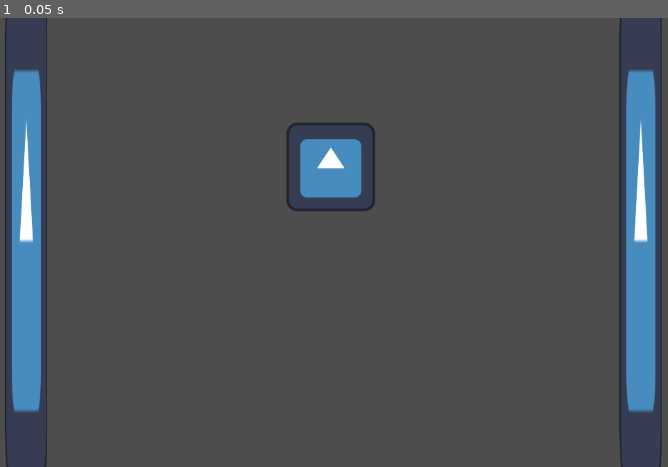
Above: before the commit, frame 1.
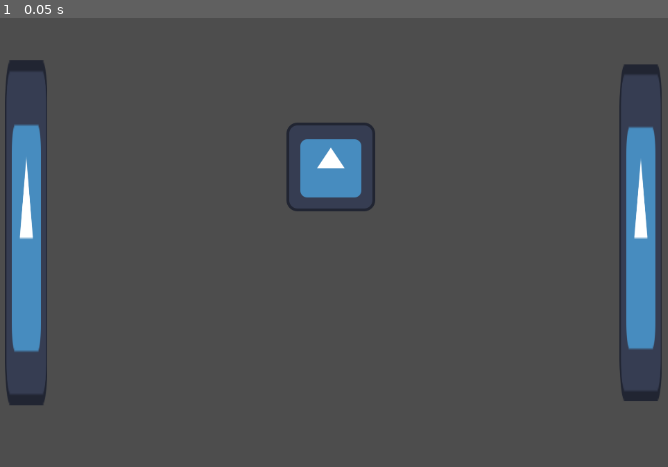
Above: after the commit, the same moment.

Repository: Logan2134/Pong-Godot
Game: Godot game, scene res://PongGame.tscn
Two runs of this game, one before a commit and one after it. Both use one fixed random seed, a clock stepped at 60 frames per second and the inputs below. The engine's default icon, where the game draws it, is replaced by a stand-in: a white triangle on a blue panel in a dark square.
Inputs:
- Up to frame 1 (0.05 s): no input

The runs differ from the first frame. In frame 1, 3.3% of the frame differs, in the area x 0-100%, y 0-100%.

Commit message:
Updated logic

Diff:
--- /dev/null
+++ b/AI.gd
@@ -0,0 +1,13 @@
+extends StaticBody2D
+
+var ball = null
+var speed = 300  # Slower than the player
+
+func _ready():
+	ball = get_node("/root/PongGame/Circle")  # Reference the ball in the scene
+
+func _process(delta):
+	if ball.position.y > position.y:
+		position.y += speed * delta
+	elif ball.position.y < position.y:
+		position.y -= speed * delta
--- a/PongGame.tscn
+++ b/PongGame.tscn
@@ -1,9 +1,9 @@
 [gd_scene load_steps=7 format=3 uid="uid://ly1khloulgex"]
 
-[ext_resource type="Script" path="res://Node2D.gd" id="1_vhpmr"]
 [ext_resource type="Texture2D" uid="uid://bw0t4klm0ej1j" path="res://icon.svg" id="2_hua4a"]
-[ext_resource type="Script" path="res://RigidBody2D.gd" id="3_ex6te"]
-[ext_resource type="Script" path="res://StaticBody2D.gd" id="4_tpoei"]
+[ext_resource type="Script" path="res://Ball.gd" id="3_8ruje"]
+[ext_resource type="Script" path="res://Player.gd" id="3_ex6te"]
+[ext_resource type="Script" path="res://AI.gd" id="5_onali"]
 
 [sub_resource type="CircleShape2D" id="CircleShape2D_ds2p1"]
 radius = 90.0222
@@ -12,14 +12,13 @@
 size = Vector2(119.607, 126.631)
 
 [node name="PongGame" type="Node2D"]
-script = ExtResource("1_vhpmr")
 
 [node name="Circle" type="Sprite2D" parent="."]
 position = Vector2(477, 215)
 texture = ExtResource("2_hua4a")
 
 [node name="RigidBody2D" type="RigidBody2D" parent="Circle"]
-script = ExtResource("3_ex6te")
+script = ExtResource("3_8ruje")
 
 [node name="CollisionShape2D" type="CollisionShape2D" parent="Circle/RigidBody2D"]
 position = Vector2(-2, 2)
@@ -27,25 +26,27 @@
 
 [node name="PlayerPaddle" type="Sprite2D" parent="."]
 position = Vector2(38, 310)
-scale = Vector2(0.476563, 5.84375)
+scale = Vector2(0.476563, 3.88375)
 texture = ExtResource("2_hua4a")
 
 [node name="StaticBody2D" type="StaticBody2D" parent="PlayerPaddle"]
-script = ExtResource("4_tpoei")
+constant_linear_velocity = Vector2(5, 5)
+script = ExtResource("3_ex6te")
 
 [node name="CollisionShape2D" type="CollisionShape2D" parent="PlayerPaddle/StaticBody2D"]
 position = Vector2(0, -0.171124)
-scale = Vector2(1, 1)
 shape = SubResource("RectangleShape2D_4frok")
 
 [node name="AIPaddle" type="Sprite2D" parent="."]
 position = Vector2(924, 310)
-scale = Vector2(0.476563, 5.84375)
+scale = Vector2(0.476563, 3.80375)
 texture = ExtResource("2_hua4a")
 
 [node name="StaticBody2D" type="StaticBody2D" parent="AIPaddle"]
+script = ExtResource("5_onali")
 
 [node name="CollisionShape2D" type="CollisionShape2D" parent="AIPaddle/StaticBody2D"]
 position = Vector2(0, -0.171124)
-scale = Vector2(1, 1)
 shape = SubResource("RectangleShape2D_4frok")
+
+[connection signal="input_event" from="PlayerPaddle/StaticBody2D" to="Circle/RigidBody2D" method="_on_static_body_2d_input_event"]
--- a/project.godot
+++ b/project.godot
@@ -14,3 +14,13 @@
 run/main_scene="res://PongGame.tscn"
 config/features=PackedStringArray("4.2", "Forward Plus")
 config/icon="res://icon.svg"
+
+[input]
+
+ui_up={
+"deadzone": 0.5,
+"events": [Object(InputEventKey,"resource_local_to_scene":false,"resource_name":"","device":-1,"window_id":0,"alt_pressed":false,"shift_pressed":false,"ctrl_pressed":false,"meta_pressed":false,"pressed":false,"keycode":4194320,"physical_keycode":0,"key_label":0,"unicode":0,"echo":false,"script":null)
+, Object(InputEventJoypadButton,"resource_local_to_scene":false,"resource_name":"","device":0,"button_index":11,"pressure":0.0,"pressed":false,"script":null)
+, Object(InputEventJoypadMotion,"resource_local_to_scene":false,"resource_name":"","device":0,"axis":1,"axis_value":-1.0,"script":null)
+]
+}
Renamed: RigidBody2D.gd -> Ball.gd
Renamed: StaticBody2D.gd -> Player.gd
